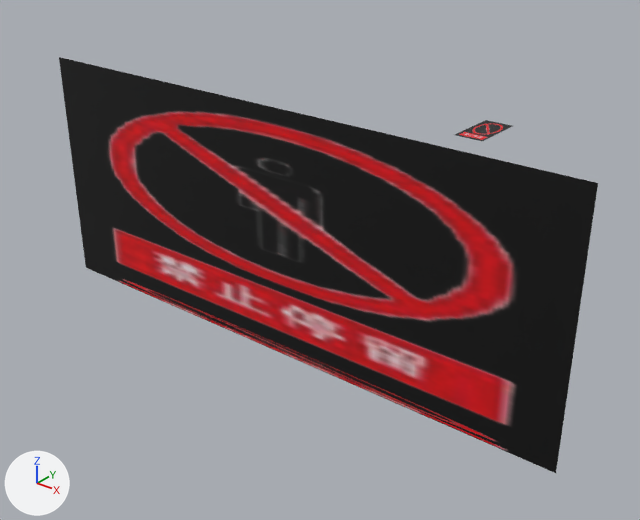
One commit to the Blender file assets/mtrsteamloco/eyecandies/pida/main.blend: the scene before it, then after it.
Before and after are seen from a 50 mm lens placed at (12.7, -14.12, 8.45), pointed at (-1.14, 3.17, -2.28). The lights are fixed; the arrows at lower left show +X, +Y and +Z.

Script lines for the objects in view, before the commit:
```python
me_平面 = bpy.data.meshes.new('平面')
me_平面.from_pydata(...)  # 4 vertices, 1 face; spans x -7.5..7.5, y 0.0, z -3.0..3.0
me_平面.materials.append(mat_材质)  # picture img_t1_png
me_平面_001 = bpy.data.meshes.new('平面.001')
me_平面_001.from_pydata(...)  # 4 vertices, 1 face; spans x -7.5..7.5, y 0.0, z -3.2..-3.0
me_平面_001.materials.append(mat_材质)  # picture img_t1_png
me_立方体 = bpy.data.meshes.new('立方体')
me_立方体.from_pydata(...)  # 4 vertices, 1 face; spans x -0.5..0.5, y 8.95..10.95, z 0.0
me_立方体.materials.append(mat_材质)  # picture img_t1_png
# before: 0 (-0.5, 8.95, 0.0) at pixel (453, 134), 1 (0.5, 8.95, 0.0) at pixel (482, 141), 2 (-0.5, 10.95, 0.0) at pixel (485, 120), 3 (0.5, 10.95, 0.0) at pixel (513, 125)
ob_d = bpy.data.objects.new('d', me_立方体)
ob_d.location = (0.0, 0.0, 0.0)
ob_sc0 = bpy.data.objects.new('sc0', me_平面)
ob_sc0.location = (0.0, 0.0, 0.0)
ob_sc1 = bpy.data.objects.new('sc1', me_平面_001)
ob_sc1.location = (0.0, 0.0, 0.0)
```
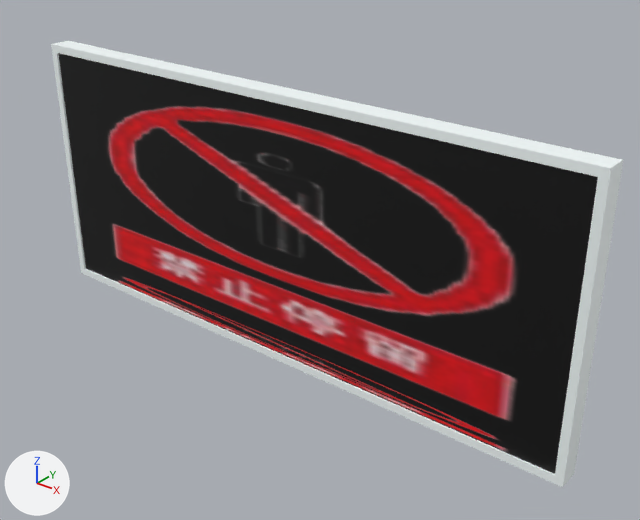
Where the change shows, as pixel boxes [x1, y1, x2, y2] in the pictures (640 x 520 px):
'sc0', moved: before [59, 57, 598, 463]; after [58, 53, 598, 458]
'd', reshaped, moved, turned, rescaled: before [455, 120, 512, 141]; after [51, 41, 623, 487]
'sc1', moved: before [85, 260, 557, 473]; after [84, 256, 557, 474]
part 2 of me_立方体, deleted: before [455, 120, 512, 141]
part 3 of me_立方体, added: after [51, 41, 623, 487]

The change in detail:
Material 'c' (mat_c) is new.
Its base color is (0.933, 0.999, 1.0) (white #f7ffff).
me_平面_001 has 4 vertices, 1 face and spans x -7.5..7.5, y 0.0, z -3.2..-3.0.
me_平面_001 is used by ob_sc1; location (0.0, 0.0, 0.0).
me_平面_001 part 1: the whole mesh is moved by (0.0, 0.0, -0.1).
me_立方体 is used by ob_d; location (0.0, 0.0, 0.0).
Verts and faces of me_立方体; kept vertices keep their numbers, new ones are numbered from 4.
me_立方体 had 4 vertices, 1 face and spanned x -0.5..0.5, y 8.95..10.95, z 0.0.
me_立方体 no longer uses material mat_材质 (picture img_t1_png).
me_立方体 now has 16 vertices, 13 faces and spans x -0.99..0.99, y -1.03..0.99, z -0.6..-0.05.
Part 2, on me_立方体:
Vertices deleted: 0 to 3 (with the faces that use them).
Part 3, on me_立方体:
16 vertices are added at x -0.99..0.99, y -1.03..0.99, z -0.6..-0.05.
13 new faces join them.
me_立方体 now uses material mat_c (white #f7ffff).
Object 'sc0' (ob_sc0) moves from (0.0, 0.0, 0.0) to (0.0, 0.0, 0.12).
Object 'sc1' (ob_sc1) moves from (0.0, 0.0, 0.0) to (0.0, 0.0, 0.12).
Object 'd' (ob_d) moves from (0.0, 0.0, 0.0) to (0.0, -0.1, 0.0).
Object 'd' (ob_d) turns from (0, 0, 0) to (90, 0, 0) degrees about x, y and z.
Object 'd' (ob_d) is rescaled from (1.0, 1.0, 1.0) to (7.75, 3.38, 1.0).
